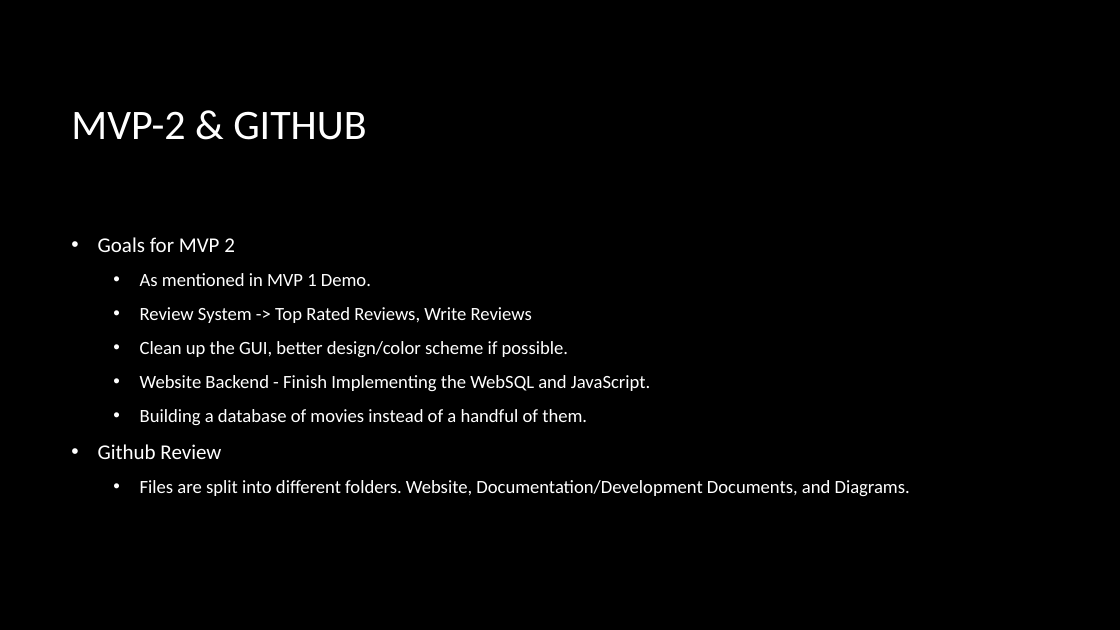
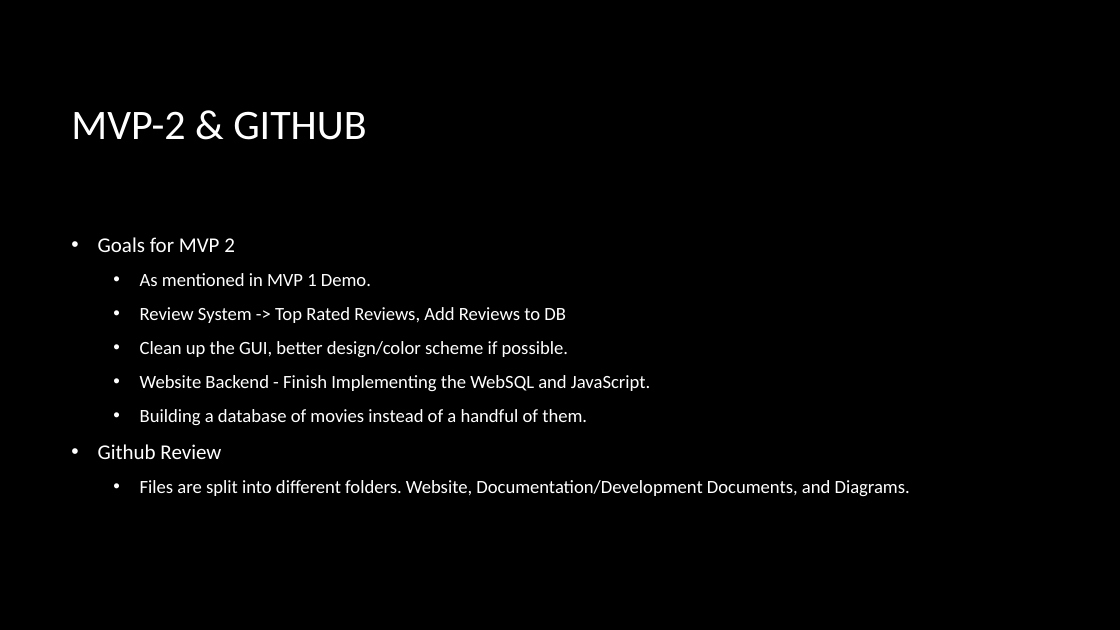
Before and after one commit to alpacamusical/Project-ENSE-374, a slide deck: slide 11 of Documentation/Milestone 3 - done.pptx. Drawn at 1120x630 pixels with LibreOffice and Linux fonts; fonts in the diff are those of the drawing; background and template pictures are left out. Boxes give left, top, right and bottom in pixels: in the first picture for what was removed or moved away, otherwise in the second. Text is boxed around its words. In the diff, an @@ line names an element or a change of style, - is before the commit and + after.

```diff
--- a/Documentation/Milestone 3 - done.pptx
+++ b/Documentation/Milestone 3 - done.pptx
@@ text at <box>140,307,566,323</box>: text changed @@
-  • Review System -> Top Rated Reviews, Write Reviews
+  • Review System -> Top Rated Reviews, Add Reviews to DB
```
Also in this commit, not shown: 5 other slides changed, 1 other file.
